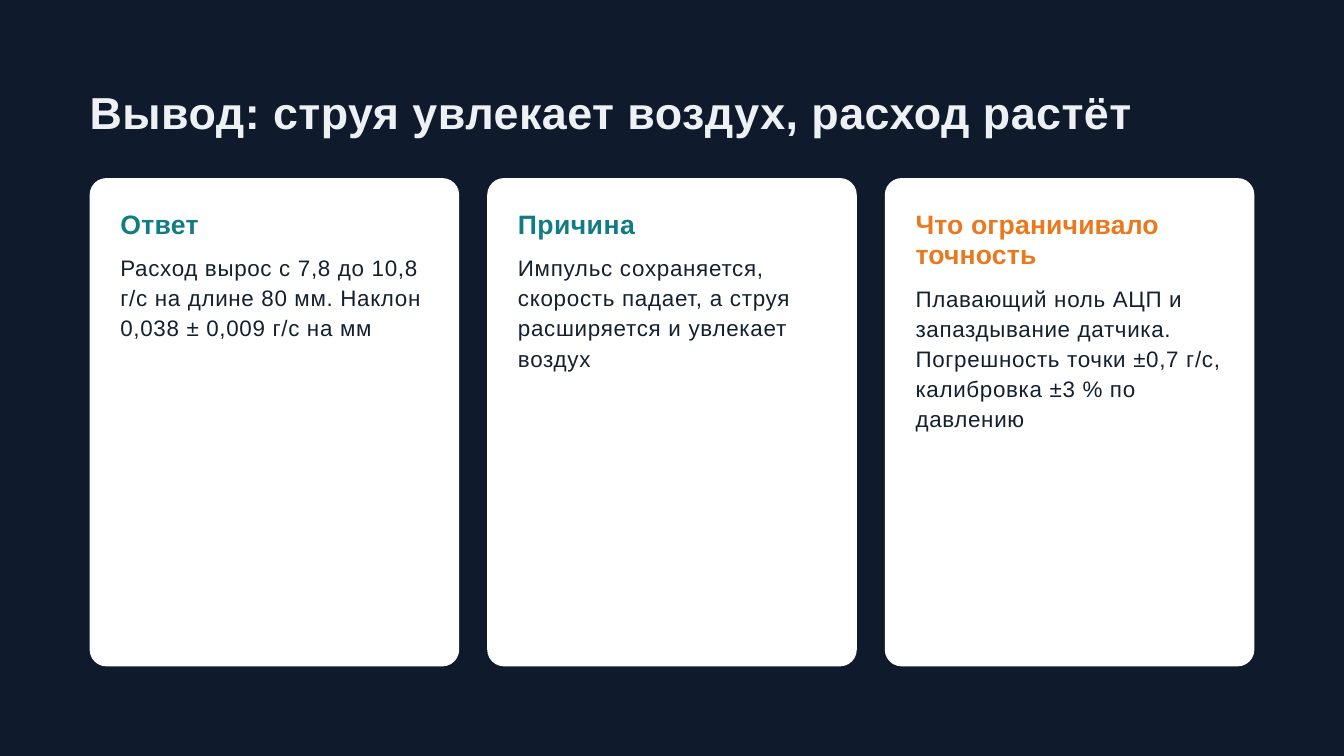
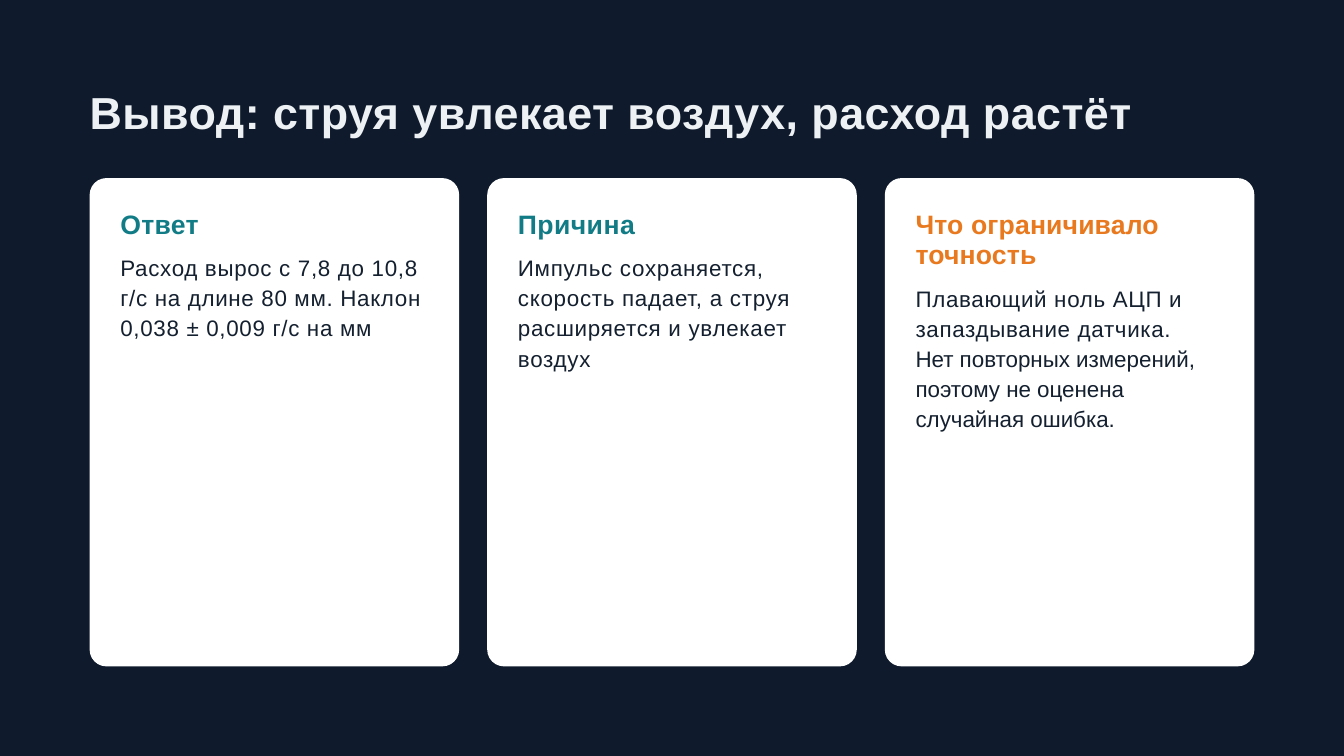
Before and after one commit to bebpnk/get-lab_1, a slide deck: slide 8 of Расход затопленной струи.pptx. Drawn at 1344x756 pixels with LibreOffice and Linux fonts; fonts in the diff are those of the drawing. Boxes give left, top, right and bottom in pixels: in the first picture for what was removed or moved away, otherwise in the second. Text is boxed around its words. In the diff, an @@ line names an element or a change of style, - is before the commit and + after.

```diff
--- a/Расход затопленной струи.pptx
+++ b/Расход затопленной струи.pptx
@@ text at (916,290,1195,432): text changed @@
-Плавающий ноль АЦП и запаздывание датчика. Погрешность точки ±0,7 г/с, калибровка ±3 % по давлению
+Плавающий ноль АЦП и запаздывание датчика.
+Нет повторных измерений, поэтому не оценена случайная ошибка.
```
Also in this commit, not shown: 1 other slide changed, 1 other file.
